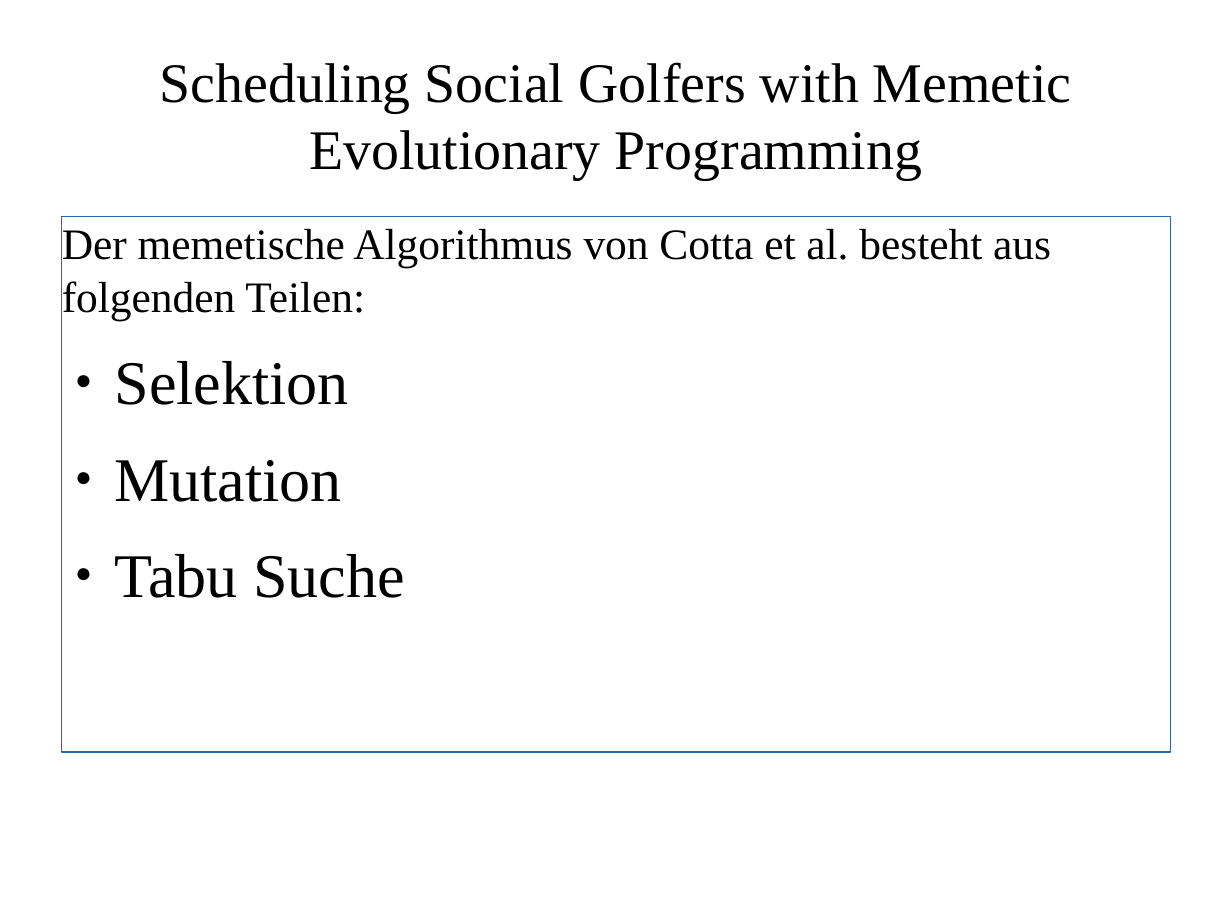
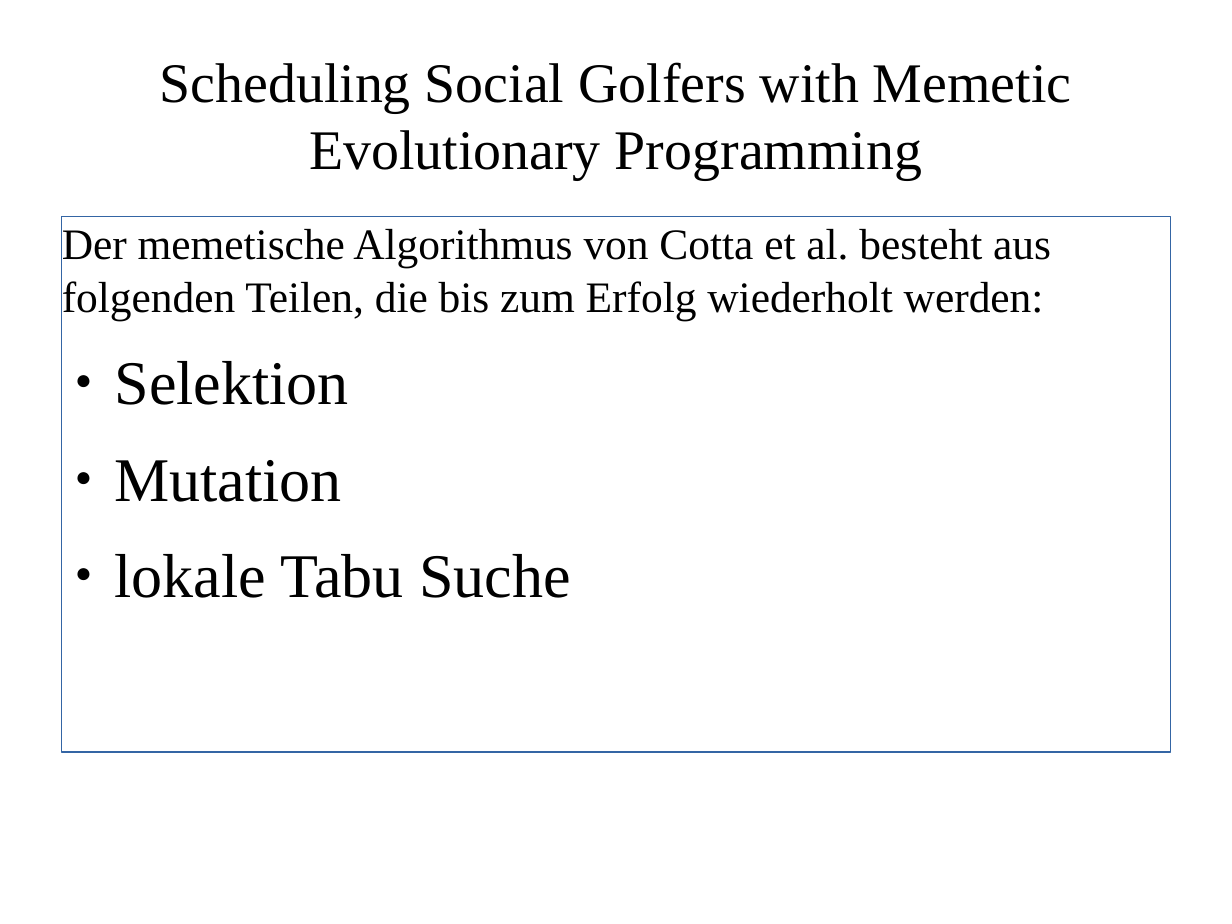
Before and after one commit to RincewindWizzard/social-golfers, a slide deck: slide 13 of presentation/DennisLindemannSocialGolferProblem.odp (slide 9 before the commit). Drawn at 1232x924 pixels with LibreOffice and Linux fonts; fonts in the diff are those of the drawing. Boxes give left, top, right and bottom in pixels: in the first picture for what was removed or moved away, otherwise in the second. Text is boxed around its words. In the diff, an @@ line names an element or a change of style, - is before the commit and + after.

```diff
--- a/presentation/DennisLindemannSocialGolferProblem.odp
+++ b/presentation/DennisLindemannSocialGolferProblem.odp
@@ text at <box>62,229,1051,320</box>: text changed @@
-Der memetische Algorithmus von Cotta et al. besteht aus folgenden Teilen:
+Der memetische Algorithmus von Cotta et al. besteht aus folgenden Teilen, die bis zum Erfolg wiederholt werden:
@@ text at <box>115,554,571,598</box>: text changed @@
-● Tabu Suche
+● lokale Tabu Suche
```
Also in this commit, not shown: 4 other slides changed, 11 slides added, 5 slides removed, 1 other file.
